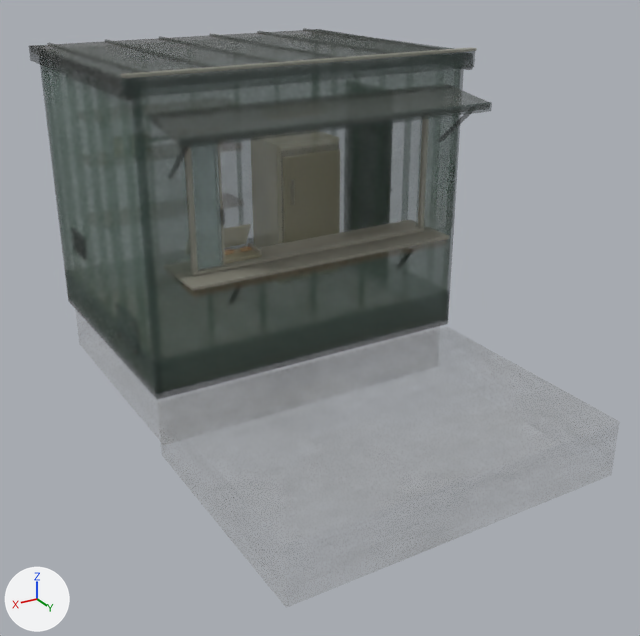
Renders of the FBX model Assets/Resources/RidgeKiosk/RidgeKiosk.fbx from each side of a commit.
Both versions are drawn from a 50 mm camera at (3.65, 7.41, 3.5) aimed at (0.02, 1.35, 0.46). Every picture has the same lights, and +X, +Y and +Z are marked at lower left. The first picture is the older version. Where no turn or scale is listed for an object, it has been applied to the vertices.

Objects in the first picture: 'RidgeKiosk_KioskSashGlass', 'RidgeKiosk_RidgeKioskSurface' and 1 more.
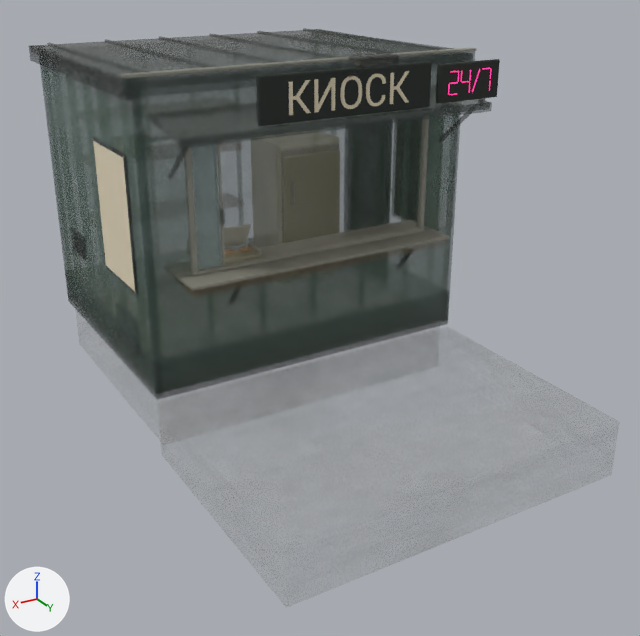
Boxes [x1, y1, x2, y2] around the edits, measured in the pictures (640 x 636 px):
'RidgeKiosk_KioskSignBoard', added
    after: [256, 59, 500, 126]
'RidgeKiosk_KioskAdvertisement', added
    after: [93, 110, 443, 291]
'RidgeKiosk_KioskSignLetters', added (beige)
    after: [288, 71, 410, 115]
part 1 of me_ridgekiosk_ridgekiosksurface, added
    after: [356, 60, 392, 66]
part 2 of me_ridgekiosk_ridgekiosksurface, added
    after: [395, 111, 438, 159]

What changed in the scene script:
```text
Add mat_kiosksignboard:
    mat_kiosksignboard = principled_material('KioskSignBoard')
    mat_kiosksignboard.base_color = (0.025, 0.031, 0.026)  # dark grey #2c312d
    mat_kiosksignboard.roughness = 0.97
Add mat_kiosksignletters:
    mat_kiosksignletters = principled_material('KioskSignLetters')
    mat_kiosksignletters.base_color = (0.79, 0.7, 0.52)  # beige #e6dabf
    mat_kiosksignletters.roughness = 0.97
Add mat_kioskadvertisement:
    mat_kioskadvertisement = principled_material('KioskAdvertisement')
    mat_kioskadvertisement.base_color = (0.79, 0.7, 0.52)  # beige #e6dabf
    mat_kioskadvertisement.roughness = 0.97
Change me_ridgekiosk_ridgekiosksurface:
    used by ob_ridgekiosk_ridgekiosksurface; location = (0.0, 0.0, 0.0)
    remove me_ridgekiosk_ridgekiosksurface.from_pydata(...)  # 3582 vertices, 3212 faces; spans x -1.6..1.57, y -1.32..3.4, z -0.5..2.62
    add me_ridgekiosk_ridgekiosksurface.from_pydata(...)  # 3870 vertices, 3464 faces; spans x -1.6..1.57, y -1.32..3.4, z -0.5..2.73
    me_ridgekiosk_ridgekiosksurface part 1: the loose piece of 16 vertices spanning x -1.57..1.57, y 1.23..1.32, z 2.6..2.62 is copied, and the copy is scaled about its middle by (0.0794, 1.3, 0.485), then moved by (0.0, 0.78, 0.07); it spans x -0.13..0.13, y 2.0..2.11, z 2.67..2.69
    me_ridgekiosk_ridgekiosksurface part 2: the loose piece of 16 vertices spanning x -1.5..-1.41, y -1.22..1.22, z 0.08..2.54 is copied, and the copy is scaled about its middle by (0.174, 0.314, 0.457), then moved by (-0.05, 0.62, 0.12); it spans x -1.52..-1.5, y 0.24..1.0, z 0.87..1.99
    other edits to the shape of me_ridgekiosk_ridgekiosksurface do not show in these pictures
Add me_ridgekiosk_kiosksignboard:
    me_ridgekiosk_kiosksignboard.from_pydata(...)  # 32 vertices, 28 faces; spans x -1.44..0.76, y 1.71..1.77, z 2.26..2.61
    me_ridgekiosk_kiosksignboard.materials.append(mat_kiosksignboard)  # dark grey #2c312d
Add me_ridgekiosk_kiosksignletters:
    me_ridgekiosk_kiosksignletters.from_pydata(...)  # 296 vertices, 428 faces; spans x -0.547..0.519, y 1.751..1.755, z 2.311..2.553
    me_ridgekiosk_kiosksignletters.materials.append(mat_kiosksignletters)  # beige #e6dabf
Add me_ridgekiosk_kioskadvertisement:
    me_ridgekiosk_kioskadvertisement.from_pydata([(-1.52, 0.98, 0.89), (-1.52, 0.26, 0.89), (-1.52, 0.26, 1.97), (-1.52, 0.98, 1.97), (1.52, 0.26, 0.89), (1.52, 0.98, 0.89), (1.52, 0.98, 1.97), (1.52, 0.26, 1.97)], [], [(0, 1, 2, 3), (4, 5, 6, 7)])
    me_ridgekiosk_kioskadvertisement.materials.append(mat_kioskadvertisement)  # beige #e6dabf
Add ob_ridgekiosk_kiosksignboard:
    ob_ridgekiosk_kiosksignboard = bpy.data.objects.new('RidgeKiosk_KioskSignBoard', me_ridgekiosk_kiosksignboard)
    ob_ridgekiosk_kiosksignboard.location = (0.0, 0.0, 0.0)
Add ob_ridgekiosk_kiosksignletters:
    ob_ridgekiosk_kiosksignletters = bpy.data.objects.new('RidgeKiosk_KioskSignLetters', me_ridgekiosk_kiosksignletters)
    ob_ridgekiosk_kiosksignletters.location = (0.0, 0.0, 0.0)
Add ob_ridgekiosk_kioskadvertisement:
    ob_ridgekiosk_kioskadvertisement = bpy.data.objects.new('RidgeKiosk_KioskAdvertisement', me_ridgekiosk_kioskadvertisement)
    ob_ridgekiosk_kioskadvertisement.location = (0.0, 0.0, 0.0)
```
